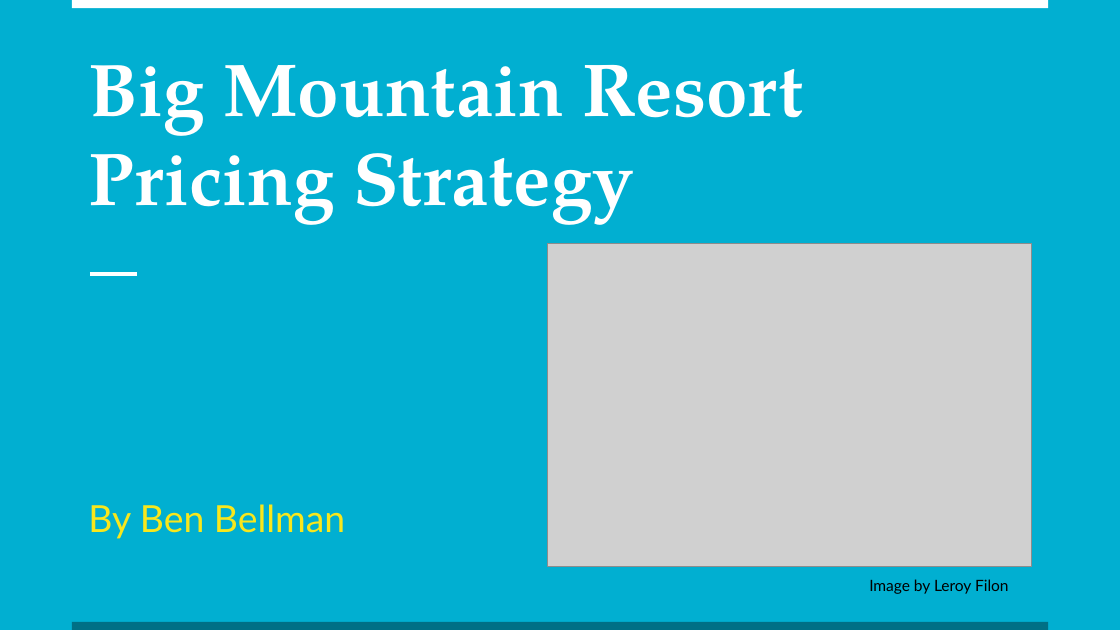
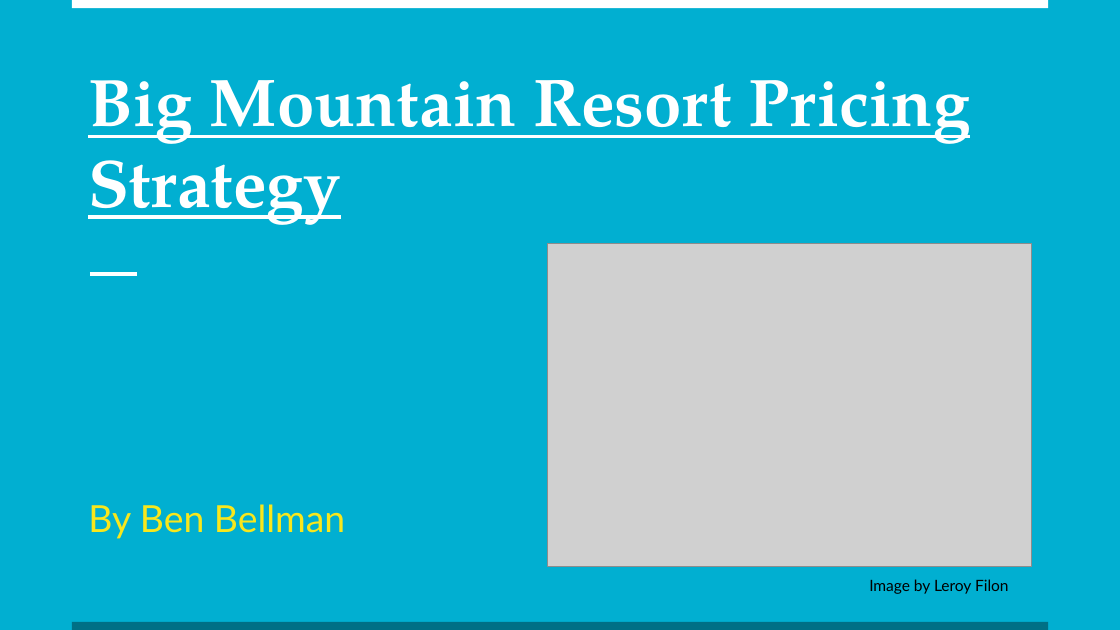
Before and after one commit to benjaminbellman/DataScienceGuidedCapstone, a slide deck: slide 1 of Big_Mountain_Resort_Pricing_Strategy.pptx. Drawn at 1120x630 pixels with LibreOffice and Linux fonts; fonts in the diff are those of the drawing; grey boxes stand for pictures. Boxes give left, top, right and bottom in pixels: in the first picture for what was removed or moved away, otherwise in the second. Text is boxed around its words. In the diff, an @@ line names an element or a change of style, - is before the commit and + after.

```diff
--- a/Big_Mountain_Resort_Pricing_Strategy.pptx
+++ b/Big_Mountain_Resort_Pricing_Strategy.pptx
@@ title "Big Mountain Resort Pricing Strategy" at [88,80,970,225]: size 48 to 43.2 pt, underline on @@
```
Also in this commit, not shown: 8 other slides changed, 1 slide added, 1 slide removed, 2 other files.
